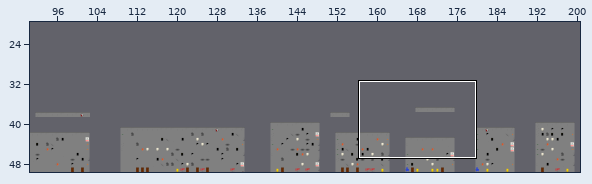
Two states of a Tiled map, docs/Nivel2RE.tmx. The picture above shows the old version from afar; the outline marks the close-up.
Close-up. The starting point:
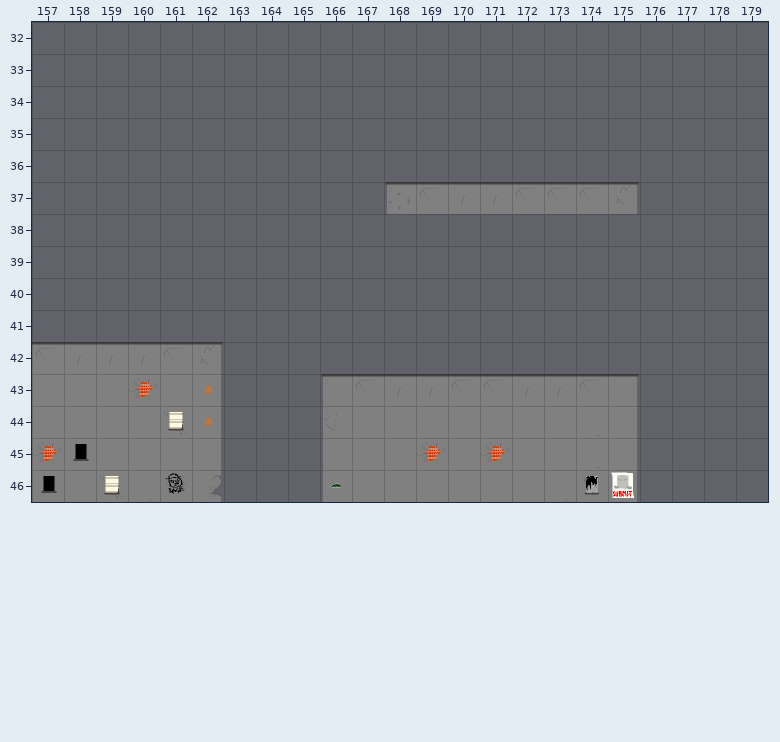
Cells are 64x64 px. Shown: x 157..179, y 32..46. The commit also changed other parts of the map, which this record leaves out.
And afterwards:
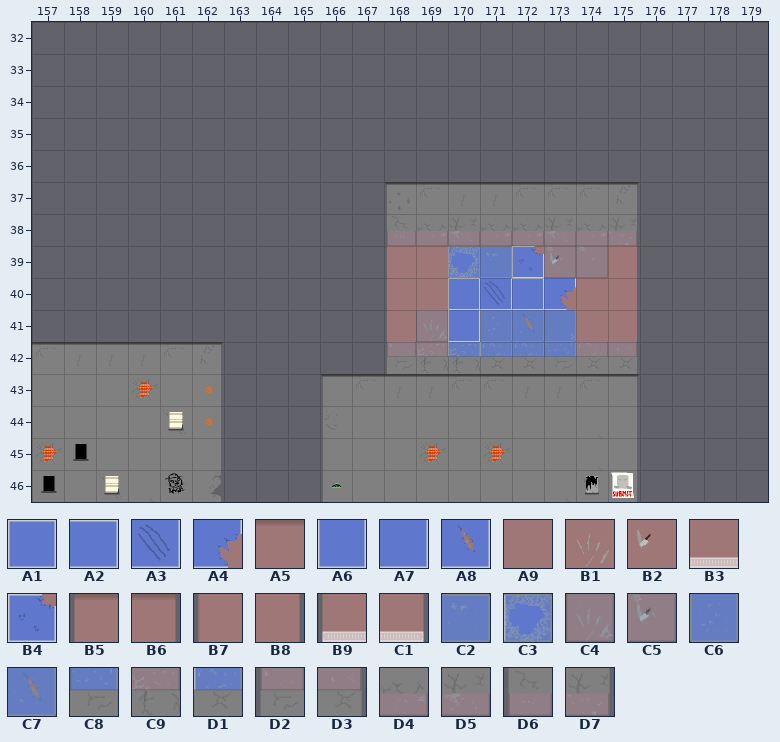
Key: from "tilesetB2": A1 0, A2 1, A3 3, A4 4, A5 5, A6 8, A7 9, A8 11, A9 13, B1 19, B2 20, B3 22, B4 28, B5 34, B6 35, B7 42, B8 43, B9 50, C1 51; from "tilesetF2": C2 1, C3 3, C4 8, C5 10, C6 16, C7 17, C8 20, C9 21, D1 22, D2 26, D3 27, D4 29, D5 30, D6 34, D7 35.
__ is an empty cell.
See-through tiles are keyed as they look on the map.
The exact change:
Layer "layerB":
Tile A1 now appears in rows 39 to 40 at x 170.
Tile A2 now appears in row 39 at x 171; in row 40 at x 172.
Tile A3 now appears in row 40 at x 171.
Tile A4 now appears in row 40 at x 173.
Tile A5 now appears in row 38 at x 169 to 174.
Tile A6 now appears in rows 41 to 42 at x 170 to 171.
Tile A7 now appears in row 41 at x 173; in row 42 at x 172 to 173.
Tile A8 now appears in row 41 at x 172.
Tile A9 now appears in rows 39 to 40 at x 169 and 174; in row 41 at x 174.
Tile B1 now appears in row 41 at x 169.
Tile B2 now appears in row 39 at x 173.
Tile B3 now appears in row 42 at x 169 and 174.
Tile B4 now appears in row 39 at x 172.
Tile B5 now appears in row 38 at x 168.
Tile B6 now appears in row 38 at x 175.
Tile B7 now appears in rows 39 to 41 at x 168.
Tile B8 now appears in rows 39 to 41 at x 175.
Tile B9 now appears in row 42 at x 168.
Tile C1 now appears in row 42 at x 175.
Layer "layerF":
Tile C2 now appears in row 39 at x 171.
Tile C3 now appears in row 39 at x 170.
Tile C4 now appears in row 41 at x 169 and 173.
Tile C5 now appears in row 39 at x 173 to 174.
Tile C6 now appears in row 41 at x 171.
Tile C7 now appears in row 41 at x 172.
Tile C8 now appears in row 42 at x 173.
Tile C9 now appears in row 42 at x 169 to 170.
Tile D1 now appears in row 42 at x 171 to 172 and 174.
Tile D2 now appears in row 42 at x 168.
Tile D3 now appears in row 42 at x 175.
Tile D4 now appears in row 38 at x 169, 171 to 172 and 174.
Tile D5 now appears in row 38 at x 170 and 173.
Tile D6 now appears in row 38 at x 168.
Tile D7 now appears in row 38 at x 175.
